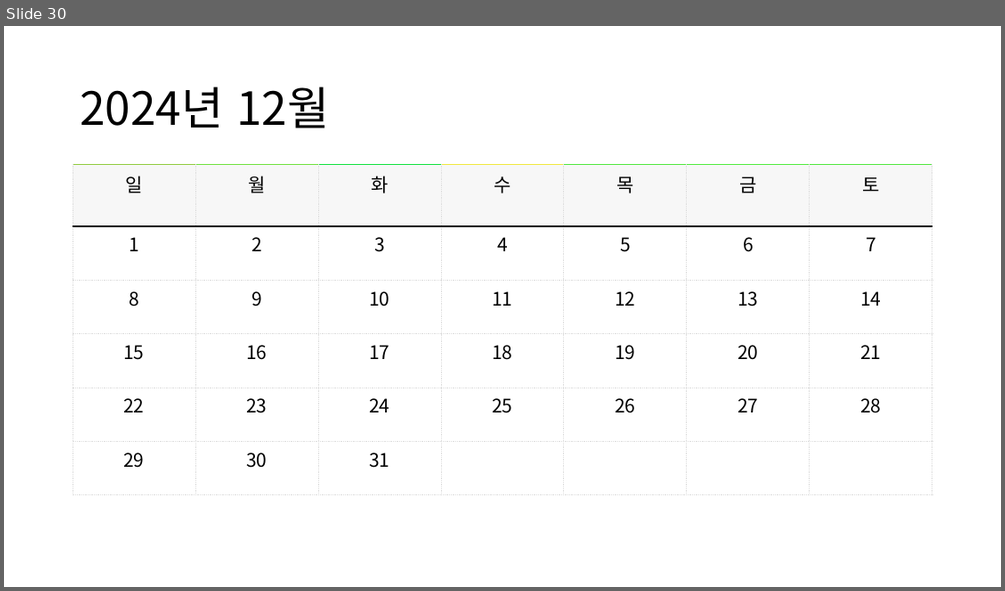
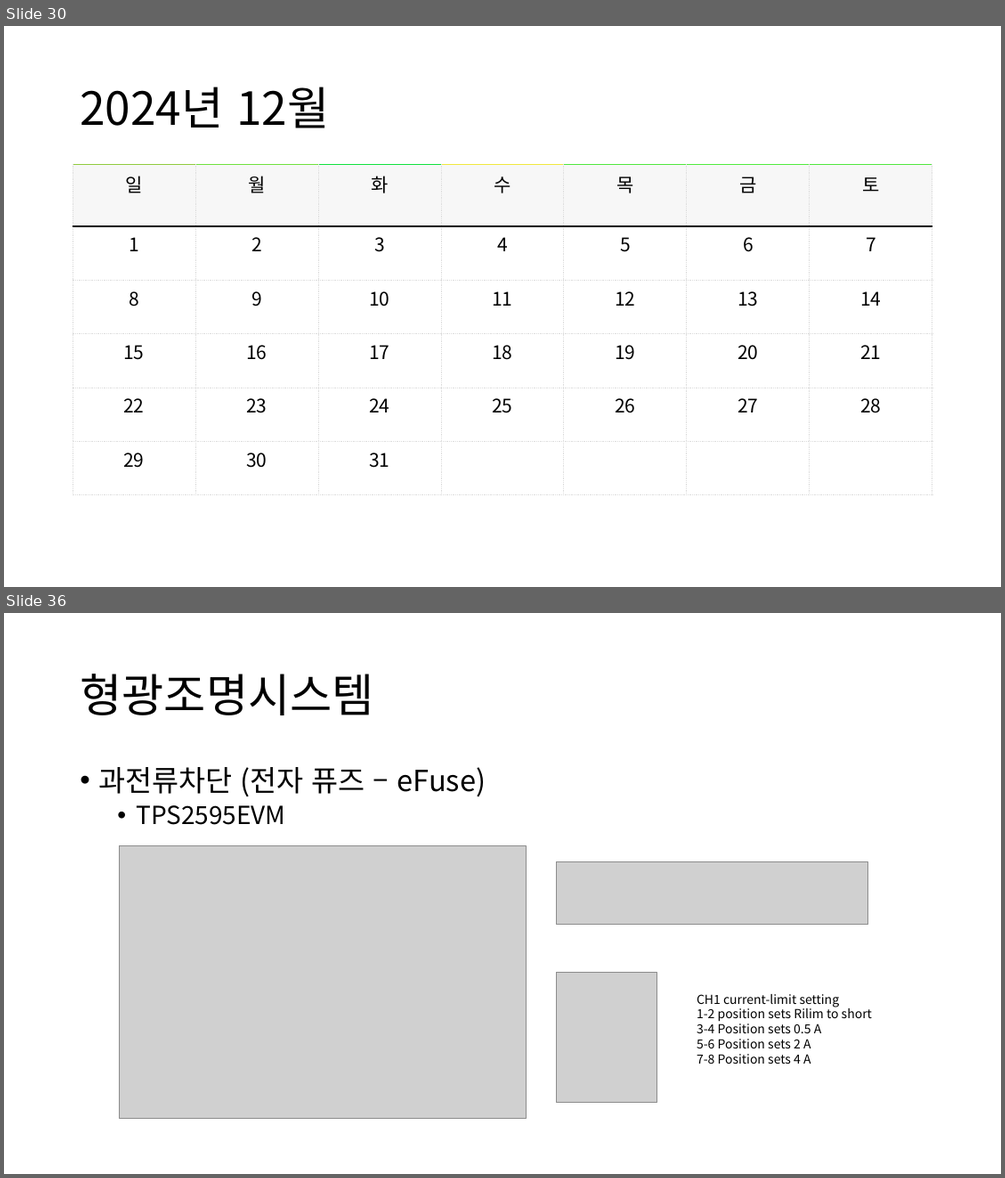
Before and after one commit to ShinYongDae/MyJob, a slide deck: HW제어그룹_프로젝트상태보고서.pptx. Shown one above the other, each under a label of ours: slide 30 before the commit, slides 30 and 36 after it; the slides between them are not shown. The pictures are 1005x591 and 1005x1178 pixels, drawn with LibreOffice and Linux fonts; fonts in the diff are those of the drawing; grey boxes stand for pictures. Boxes give left, top, right and bottom in pixels: in the first picture for what was removed or moved away, otherwise in the second. Text is boxed around its words. In the diff, an @@ line names an element or a change of style, - is before the commit and + after.

Commit message:
Add eFuse

```diff
--- a/HW제어그룹_프로젝트상태보고서.pptx
+++ b/HW제어그룹_프로젝트상태보고서.pptx
@@ slide 36 added at [4, 613, 1001, 1174], background #FFFFFF @@
@@ title added at [80, 674, 374, 715], 44 pt, text #000000 @@
+형광조명시스템
@@ text added at [98, 767, 486, 825], 28 pt, text #000000 @@
+• 과전류차단 (전자 퓨즈 – eFuse)
+  • TPS2595EVM
@@ picture added at [119, 846, 526, 1119] @@
@@ picture added at [557, 862, 868, 925] @@
@@ picture added at [557, 972, 657, 1102] @@
@@ text added at [696, 994, 872, 1063], 12 pt, text #000000 @@
+CH1 current-limit setting
+1-2 position sets Rilim to short
+3-4 Position sets 0.5 A
+5-6 Position sets 2 A
+7-8 Position sets 4 A
```
Also in this commit, not shown: 2 slides changed, 5 other slides added.
